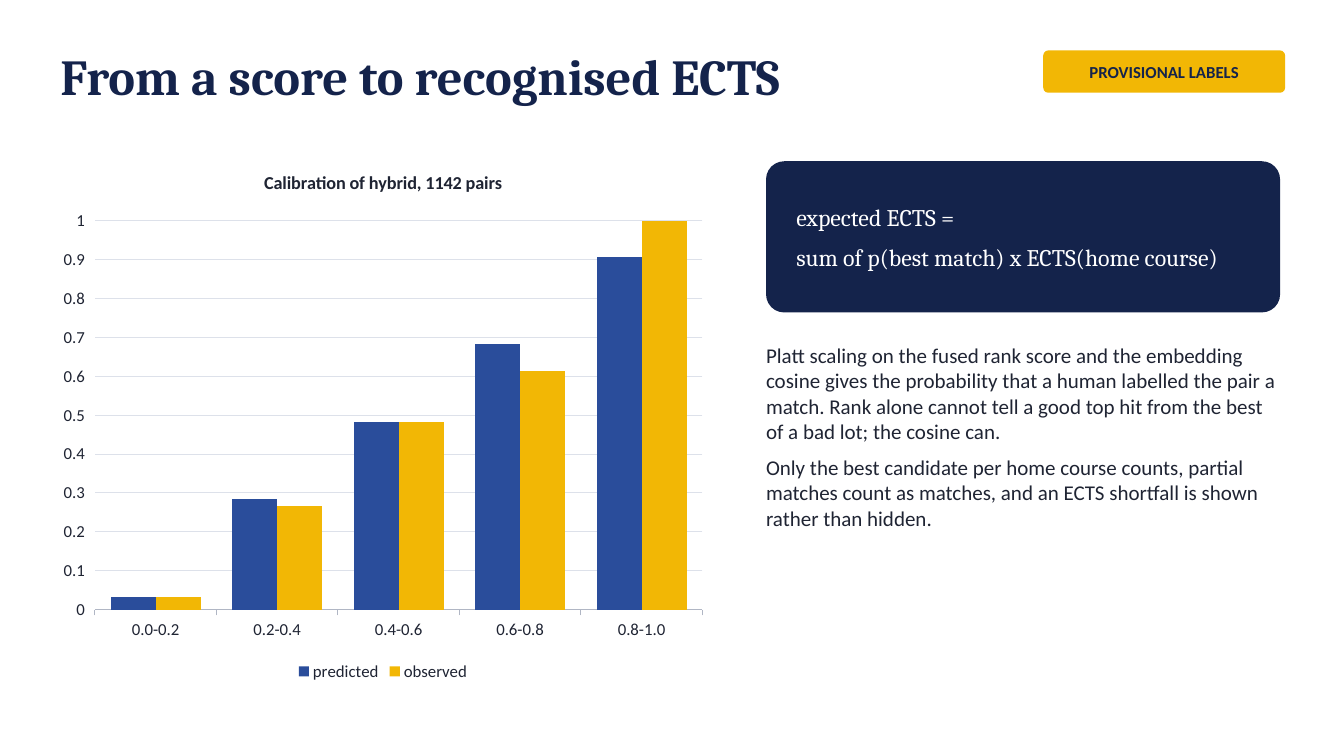
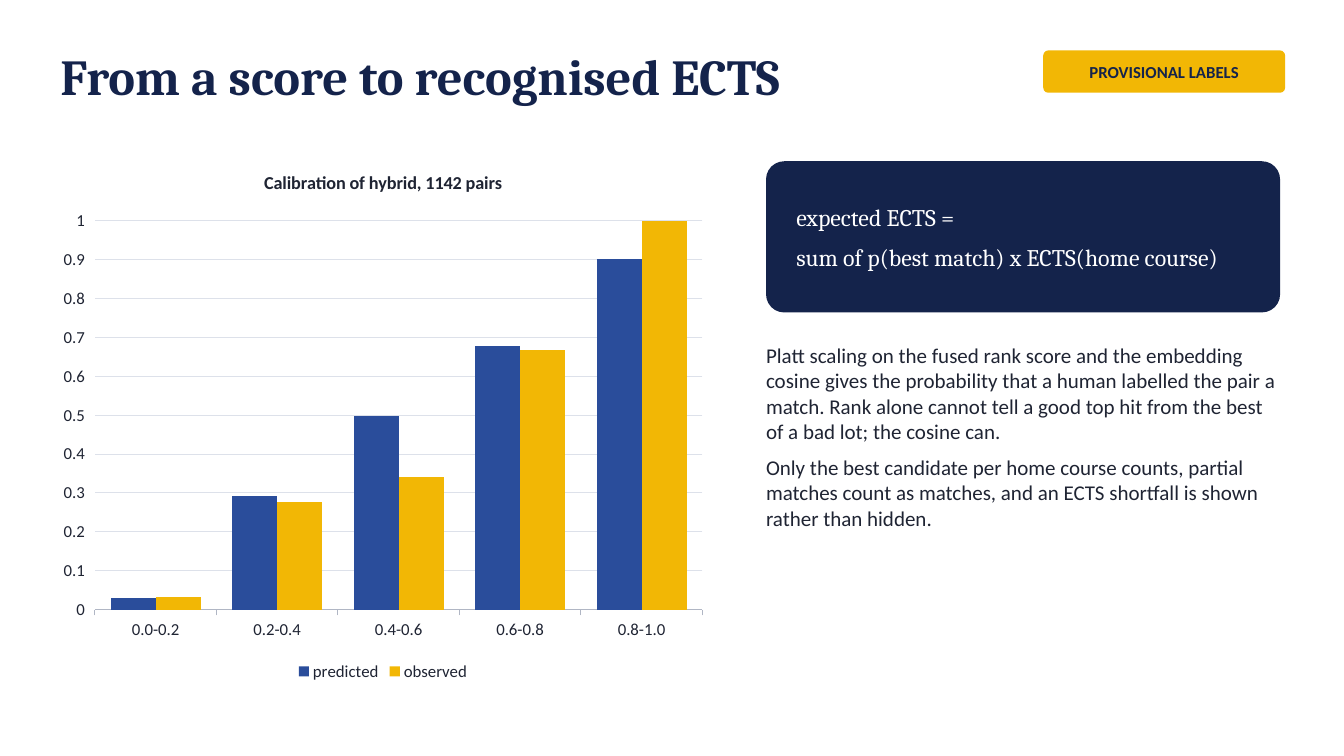
Before and after one commit to aleksandarhorvat/ErasmusGPT, a slide deck: slide 8 of docs/slides/erasmusgpt-defence.pptx. Drawn at 1344x756 pixels with LibreOffice and Linux fonts; fonts in the diff are those of the drawing. Boxes give left, top, right and bottom in pixels: in the first picture for what was removed or moved away, otherwise in the second. Text is boxed around its words. In the diff, an @@ line names an element or a change of style, - is before the commit and + after.

```diff
--- a/docs/slides/erasmusgpt-defence.pptx
+++ b/docs/slides/erasmusgpt-defence.pptx
@@ column chart at <box>50,151,716,686</box> @@
@@ predicted, 0.2-0.4: 0.28 to 0.29 @@
@@ predicted, 0.4-0.6: 0.48 to 0.5 @@
@@ predicted, 0.8-1.0: 0.91 to 0.9 @@
@@ observed, 0.2-0.4: 0.27 to 0.28 @@
@@ observed, 0.4-0.6: 0.48 to 0.34 @@
@@ observed, 0.6-0.8: 0.61 to 0.67 @@
```
Also in this commit, not shown: 6 other slides changed, 22 other files.
